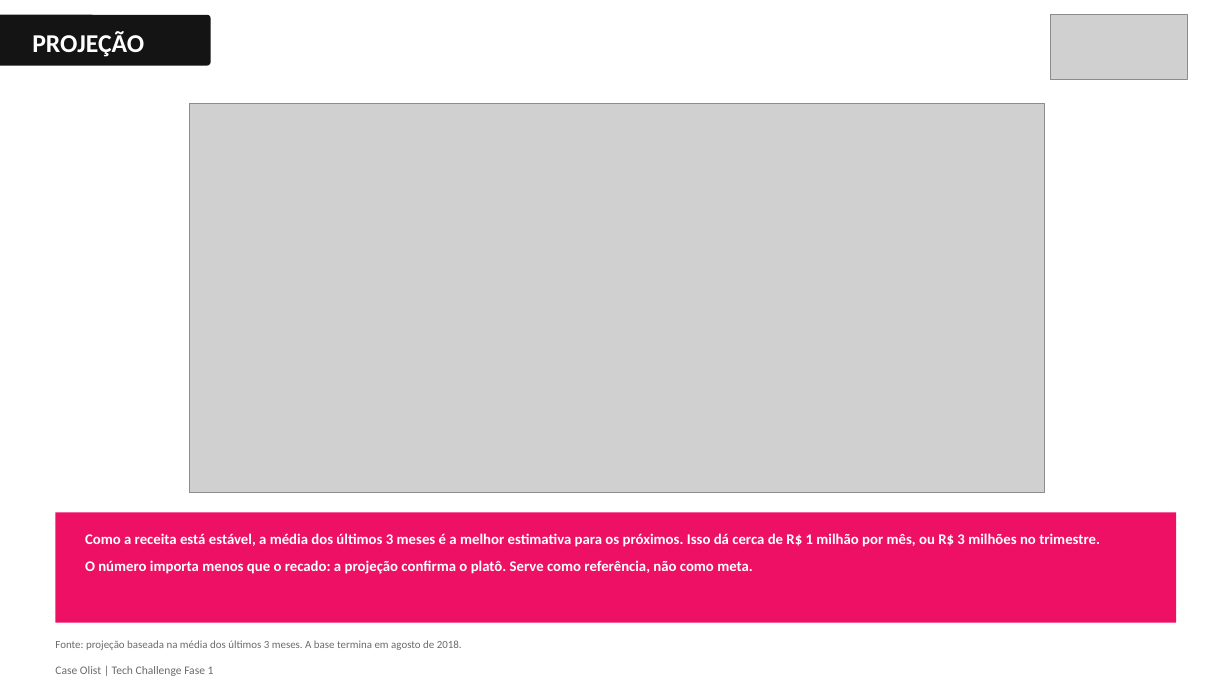
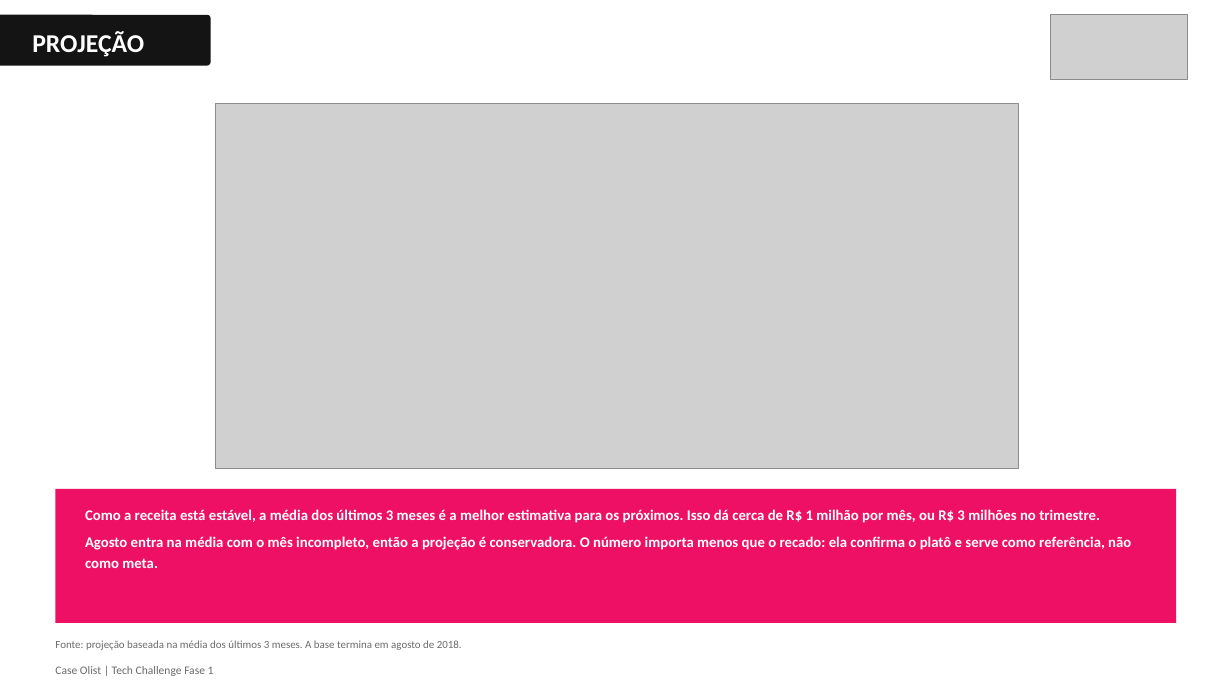
Before and after one commit to evanioac-web/tech-challenge-fase1-olist, a slide deck: slide 16 of reports/apresentacao_crescimento_receita.pptx. Drawn at 1232x693 pixels with LibreOffice and Linux fonts; fonts in the diff are those of the drawing; grey boxes stand for pictures. Boxes give left, top, right and bottom in pixels: in the first picture for what was removed or moved away, otherwise in the second. Text is boxed around its words. In the diff, an @@ line names an element or a change of style, - is before the commit and + after.

Commit message:
Corrige o uso de agosto de 2018, a afirmacao sobre a Black Friday e os pontos da revisao tecnica

```diff
--- a/reports/apresentacao_crescimento_receita.pptx
+++ b/reports/apresentacao_crescimento_receita.pptx
@@ picture: place and size @@
-picture at (189, 104, 1044, 493)
+picture at (215, 104, 1019, 469)
@@ rectangle: place and size @@
-rectangle at (55, 512, 1177, 623)
+rectangle at (55, 489, 1177, 623)
@@ text "Como a receita está estável, ...": place and size @@
-text "Como a receita está estável, ..." at (85, 533, 1100, 574)
+text "Como a receita está estável, ..." at (85, 509, 1131, 568)
@@ text at (85, 536, 1131, 568): text changed @@
-O número importa menos que o recado: a projeção confirma o platô. Serve como referência, não como meta.
+Agosto entra na média com o mês incompleto, então a projeção é conservadora. O número importa menos que o recado: ela confirma o platô e serve como referência, não como meta.
```
Also in this commit, not shown: 6 other slides changed, 9 other files.
